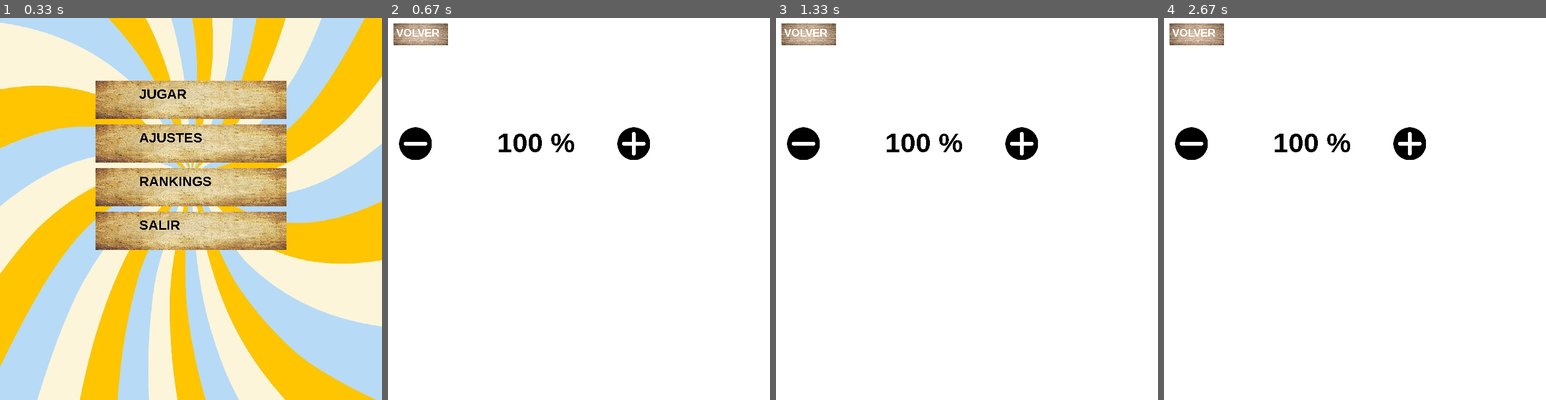
Above: before the commit, frames 1-4 (left to right).
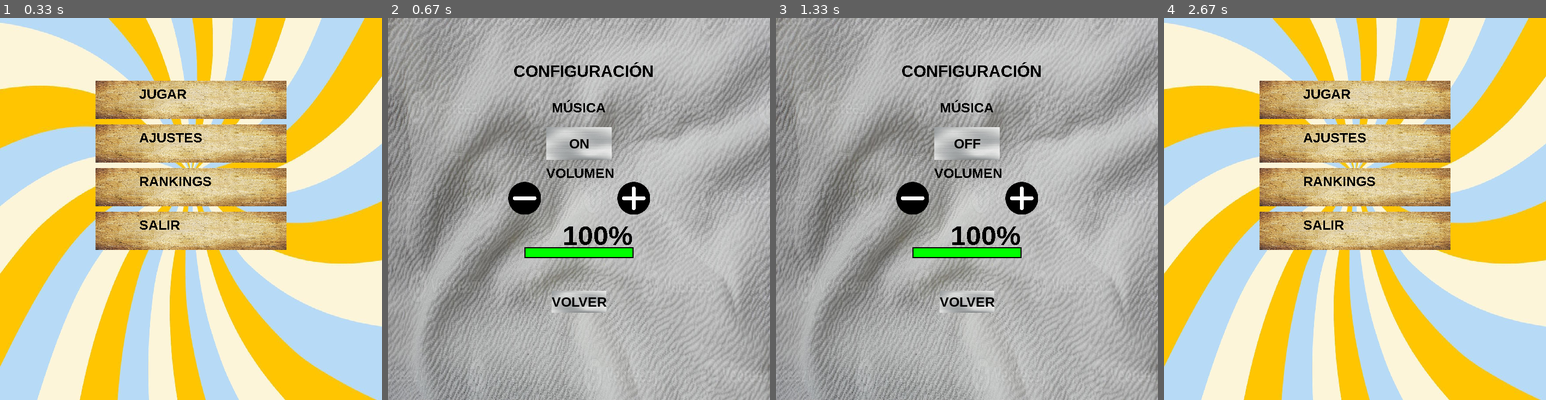
Above: after the commit, the same moments.

Repository: Pedro2798/segundoParcialPygame
Game: pygame game, started from Main.py
Two runs of this game, one before a commit and one after it. Both use one fixed random seed, a clock stepped at 60 frames per second and the inputs below.
Inputs (mouse positions are in pixels of both pictures, inside the frame that each line leads up to):
- Up to frame 1 (0.33 s): no input
- Up to frame 2 (0.67 s): click (579, 144) at 0.38 s
- Up to frame 3 (1.33 s): click (967, 144) at 0.72 s, where only the run after the commit has a clickable "ON"; click (848, 151) at 1.05 s
- Up to frame 4 (2.67 s): click (1335, 308) at 2.48 s

Frame 1 is identical in both runs. In frame 2, 100% of the frame differs, in the area x 0-100%, y 0-100%; in frame 3, 100%; in frame 4, 100%.

Commit message:
funcionamiento completo sin extras

Diff:
--- a/Configuracion.py
+++ b/Configuracion.py
@@ -4,9 +4,11 @@
 
 pygame.init()
 
-boton_suma = crear_elemento_juego("mas.webp",60,60,420,200)
-boton_resta = crear_elemento_juego("menos.webp",60,60,20,200)
-boton_volver = crear_elemento_juego("textura_respuesta.jpg",100,40,10,10)
+# Elementos de la pantalla de configuración
+boton_musica_on = crear_elemento_juego("textura_menu.jpg", 120, 60, (ANCHO-120)//2, 200)
+boton_mas_volumen = crear_elemento_juego("mas.webp", 60, 60, (ANCHO-60)//2 + 100, 300)
+boton_menos_volumen = crear_elemento_juego("menos.webp", 60, 60, (ANCHO-60)//2 - 100, 300)
+boton_volver = crear_elemento_juego("btn_ajustes.jpg", 100, 40, (ANCHO-100)//2, 500)
 
 def mostrar_ajustes(pantalla:pygame.Surface,cola_eventos:list[pygame.event.Event],datos_juego:dict) -> str:
     retorno = "ajustes"
@@ -16,30 +18,97 @@
             retorno = "salir"
         elif evento.type == pygame.MOUSEBUTTONDOWN:
             if evento.button == 1:
-                if boton_suma["rectangulo"].collidepoint(evento.pos):
-                    if datos_juego["volumen_musica"] <= 95:
-                        datos_juego["volumen_musica"] += 5
+                if boton_musica_on["rectangulo"].collidepoint(evento.pos):
+                    # Alternar música on/off
+                    datos_juego["musica_activa"] = not datos_juego.get("musica_activa", True)
+                    CLICK_SONIDO.play()
+
+                    # Aplicar cambios inmediatamente
+                    if datos_juego["musica_activa"]:
+                        pygame.mixer.music.set_volume(datos_juego["volumen_musica"] / 100)
+                        if not pygame.mixer.music.get_busy():
+                            try:
+                                pygame.mixer.music.load("musica.mp3")
+                                pygame.mixer.music.play(-1)
+                            except:
+                                pass  # Si no puede cargar la música, no hace nada
+                    else:
+                        pygame.mixer.music.stop()
+
+                elif boton_mas_volumen["rectangulo"].collidepoint(evento.pos):
+                    if datos_juego["volumen_musica"] < 100:
+                        datos_juego["volumen_musica"] += 10
                         CLICK_SONIDO.play()
+                        # Aplicar volumen inmediatamente si la música está activa
+                        if datos_juego.get("musica_activa", True):
+                            pygame.mixer.music.set_volume(datos_juego["volumen_musica"] / 100)
                     else:
                         ERROR_SONIDO.play()
-                elif boton_resta["rectangulo"].collidepoint(evento.pos):
+
+                elif boton_menos_volumen["rectangulo"].collidepoint(evento.pos):
                     if datos_juego["volumen_musica"] > 0:
-                        datos_juego["volumen_musica"] -= 5
+                        datos_juego["volumen_musica"] -= 10
                         CLICK_SONIDO.play()
+                        # Aplicar volumen inmediatamente si la música está activa
+                        if datos_juego.get("musica_activa", True):
+                            pygame.mixer.music.set_volume(datos_juego["volumen_musica"] / 100)
                     else:
                         ERROR_SONIDO.play()
+
                 elif boton_volver["rectangulo"].collidepoint(evento.pos):
                     CLICK_SONIDO.play()
                     retorno = "menu"
 
-    pantalla.fill(COLOR_BLANCO)
+    # Dibujar pantalla con fondo personalizado
+    try:
+        fondo_ajustes = pygame.transform.scale(pygame.image.load("textura_ajustes.jpg"), PANTALLA)
+        pantalla.blit(fondo_ajustes, (0, 0))
+    except:
+        pantalla.fill(COLOR_BLANCO)
 
-    pantalla.blit(boton_suma["superficie"],boton_suma["rectangulo"])
-    pantalla.blit(boton_resta["superficie"],boton_resta["rectangulo"])
-    pantalla.blit(boton_volver["superficie"],boton_volver["rectangulo"])
+    # Título
+    mostrar_texto(pantalla, "CONFIGURACIÓN", (ANCHO//2 - 120, 80), FUENTE_PREGUNTA, COLOR_NEGRO)
 
+    # Sección de música
+    mostrar_texto(pantalla, "MÚSICA", (ANCHO//2 - 50, 150), FUENTE_TEXTO, COLOR_NEGRO)
 
-    mostrar_texto(pantalla,f"{datos_juego["volumen_musica"]} %",(200,200),FUENTE_VOLUMEN,COLOR_NEGRO)
-    mostrar_texto(boton_volver["superficie"],"VOLVER",(5,5),FUENTE_RESPUESTA,COLOR_BLANCO)
+    # Botón música on/off - crear superficie nueva cada vez para evitar superposición
+    boton_musica_superficie = pygame.transform.scale(pygame.image.load("btn_ajustes.jpg"), (120, 60))
+    pantalla.blit(boton_musica_superficie, boton_musica_on["rectangulo"])
+    estado_musica = "ON" if datos_juego.get("musica_activa", True) else "OFF"
+    # Renderizar texto directamente en la pantalla
+    texto_superficie = FUENTE_TEXTO.render(estado_musica, True, COLOR_NEGRO)
+    texto_rect = texto_superficie.get_rect(center=boton_musica_on["rectangulo"].center)
+    pantalla.blit(texto_superficie, texto_rect)
+
+    # Controles de volumen
+    mostrar_texto(pantalla, "VOLUMEN", (ANCHO//2 - 60, 270), FUENTE_TEXTO, COLOR_NEGRO)
+
+    # Botones de volumen con iconos
+    pantalla.blit(boton_menos_volumen["superficie"], boton_menos_volumen["rectangulo"])
+    pantalla.blit(boton_mas_volumen["superficie"], boton_mas_volumen["rectangulo"])
+
+    # Mostrar porcentaje de volumen
+    mostrar_texto(pantalla, f"{datos_juego['volumen_musica']}%", (ANCHO//2 - 30, 370), FUENTE_VOLUMEN, COLOR_NEGRO)
+
+    # Barra de volumen visual
+    barra_ancho = 200
+    barra_alto = 20
+    barra_x = (ANCHO - barra_ancho) // 2
+    barra_y = 420
+
+    # Fondo de la barra
+    pygame.draw.rect(pantalla, COLOR_NEGRO, (barra_x, barra_y, barra_ancho, barra_alto), 2)
+    # Llenado de la barra según el volumen
+    llenado_ancho = int((datos_juego['volumen_musica'] / 100) * (barra_ancho - 4))
+    pygame.draw.rect(pantalla, COLOR_VERDE, (barra_x + 2, barra_y + 2, llenado_ancho, barra_alto - 4))
+
+    # Botón volver
+    boton_volver_superficie = pygame.transform.scale(pygame.image.load("btn_ajustes.jpg"), (100, 40))
+    pantalla.blit(boton_volver_superficie, boton_volver["rectangulo"])
+    # Renderizar texto directamente en la pantalla
+    texto_volver_superficie = FUENTE_TEXTO.render("VOLVER", True, COLOR_NEGRO)
+    texto_volver_rect = texto_volver_superficie.get_rect(center=boton_volver["rectangulo"].center)
+    pantalla.blit(texto_volver_superficie, texto_volver_rect)
 
     return retorno
--- a/Constantes.py
+++ b/Constantes.py
@@ -37,3 +37,4 @@
 CANTIDAD_VIDAS = 3
 PUNTUACION_ACIERTO = 100
 PUNTUACION_ERROR = 25
+SEGUNDOS_EXTRA = 10
--- a/Funciones.py
+++ b/Funciones.py
@@ -40,6 +40,10 @@
     # Reiniciar mensajes de error
     datos_juego["mensaje_error"] = ""
     datos_juego["tiempo_error"] = 0
+    # Configuración de música
+    datos_juego["musica_activa"] = True
+    # Modo de juego
+    datos_juego["modo_tiempo"] = False
 
 #GENERAL
 def verificar_respuesta(datos_juego:dict,pregunta:dict,respuesta:int) -> bool:
@@ -57,6 +61,9 @@
         if datos_juego["respuestas_correctas_seguidas"] >= 5:
             datos_juego["vidas"] += 1
             datos_juego["respuestas_correctas_seguidas"] = 0  # Reinicia el contador
+
+            # También gana segundos extra
+            datos_juego["tiempo_restante"] += SEGUNDOS_EXTRA
 
         retorno = True
     else:
Binary file added: btn_ajustes.jpg
Binary file added: textura_ajustes.jpg
